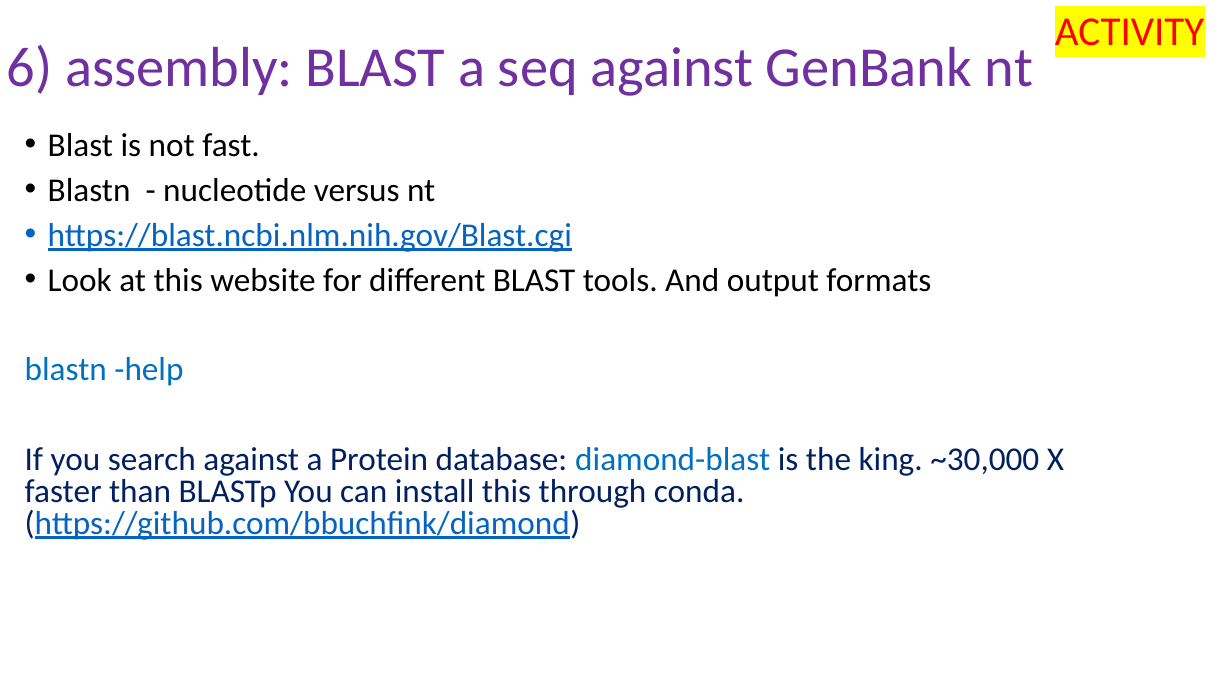
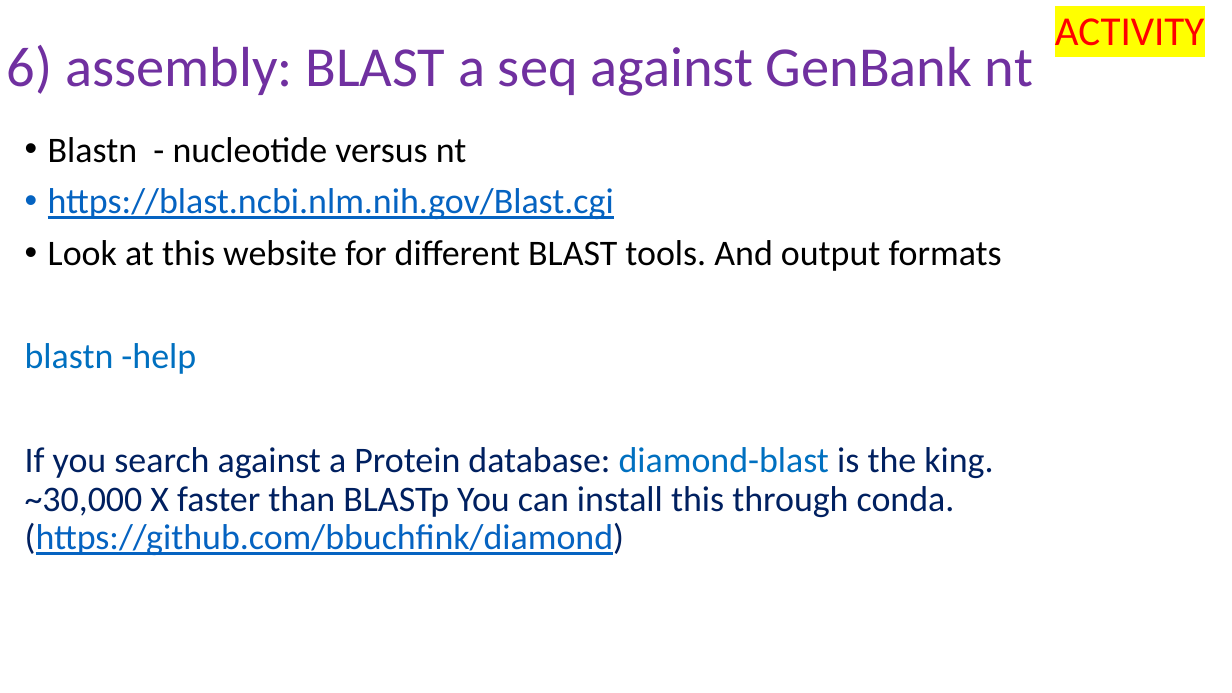
Before and after one commit to peterthorpe5/genome_assembly_workshop, a slide deck: slide 18 of powerpoint/6_assembly.pptx. Drawn at 1232x693 pixels with LibreOffice and Linux fonts; fonts in the diff are those of the drawing. Boxes give left, top, right and bottom in pixels: in the first picture for what was removed or moved away, otherwise in the second. Text is boxed around its words. In the diff, an @@ line names an element or a change of style, - is before the commit and + after.

```diff
--- a/powerpoint/6_assembly.pptx
+++ b/powerpoint/6_assembly.pptx
@@ text "Blastn - nucleotide versus nt" at <box>25,137,1002,555</box>: size 25.9 to 28 pt; line spacing 0.8 to 0.9 @@
@@ text at <box>48,133,260,157</box>: paragraph removed @@
-• Blast is not fast.
```
Also in this commit, not shown: 11 other slides changed, 1 slide added, 1 slide removed, 18 other files.
